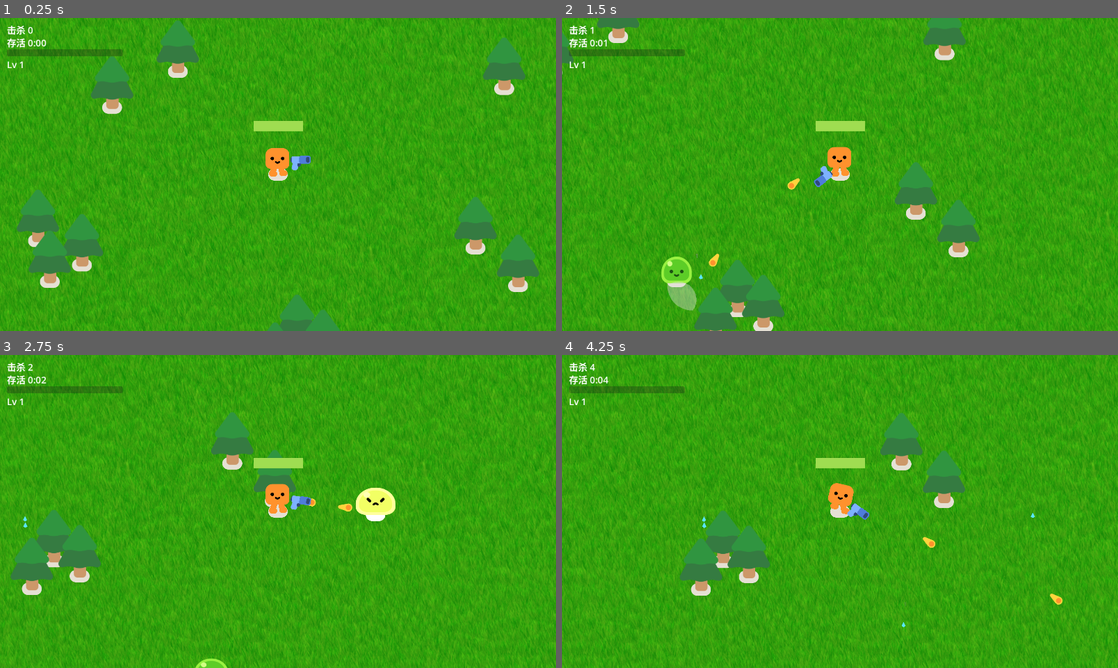
Above: before the commit, frames 1-4 (two rows, left to right).
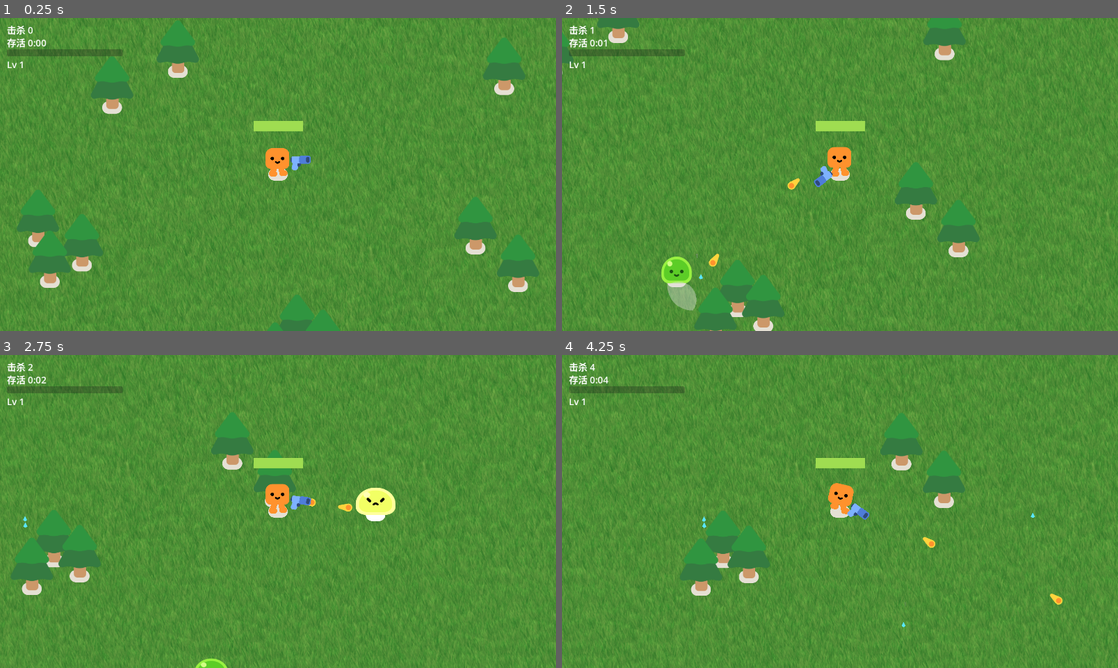
Above: after the commit, the same moments.

Repository: dkvkvk/my-survivors
Game: Godot game, scene res://survivors_game.tscn
The game is run twice, just before and just after one commit, with the same random seed, the same clock (stepped at 60 frames per second) and the same inputs.
Inputs:
- Up to frame 1 (0.25 s): no input
- Up to frame 2 (1.5 s): tap Enter at 0.5 s; hold D (move_right) 0.53-1.28 s; tap R at 0.6, 1.35 s; hold S (move_down) from 1.28 s (still down)
- Up to frame 3 (2.75 s): release S (move_down) at 2.03 s; hold D (move_right) from 2.03 s (still down); tap R at 2.1 s
- Up to frame 4 (4.25 s): release D (move_right) at 2.78 s; hold W (move_up) 2.78-3.53 s; tap R at 2.85, 3.6 s; hold A (move_left) from 3.53 s (still down)

The runs differ from the first frame. In frame 1, 92% of the frame differs, in the area x 0-100%, y 0-100%; in frame 2, 93%; in frame 3, 95%; in frame 4, 95%.

Commit message:
背景柔化：草地贴图降饱和至 60% 并微提亮（保留原图可对比）

Diff:
--- a/survivors_game.tscn
+++ b/survivors_game.tscn
@@ -5,7 +5,7 @@
 [ext_resource type="PackedScene" uid="uid://c2qg1nuvfnd4q" path="res://trees/pine_tree.tscn" id="3_6h7ij"]
 [ext_resource type="Script" path="res://game_over.gd" id="4_gameover"]
 [ext_resource type="Script" path="res://level_up_ui.gd" id="5_levelup"]
-[ext_resource type="Texture2D" path="res://backgrounds/grass-ground.png" id="6_grass"]
+[ext_resource type="Texture2D" path="res://backgrounds/grass-ground-soft.png" id="6_grass"]
 
 [sub_resource type="Curve2D" id="Curve2D_cp6e5"]
 _data = {
Binary file added: backgrounds/grass-ground-soft.png
